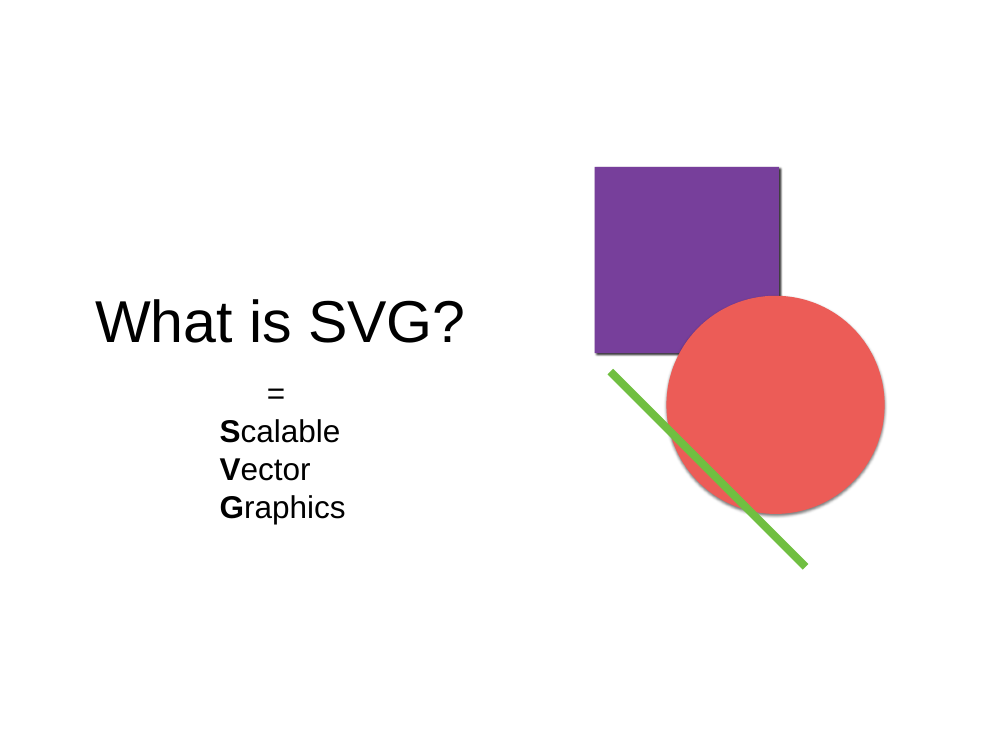
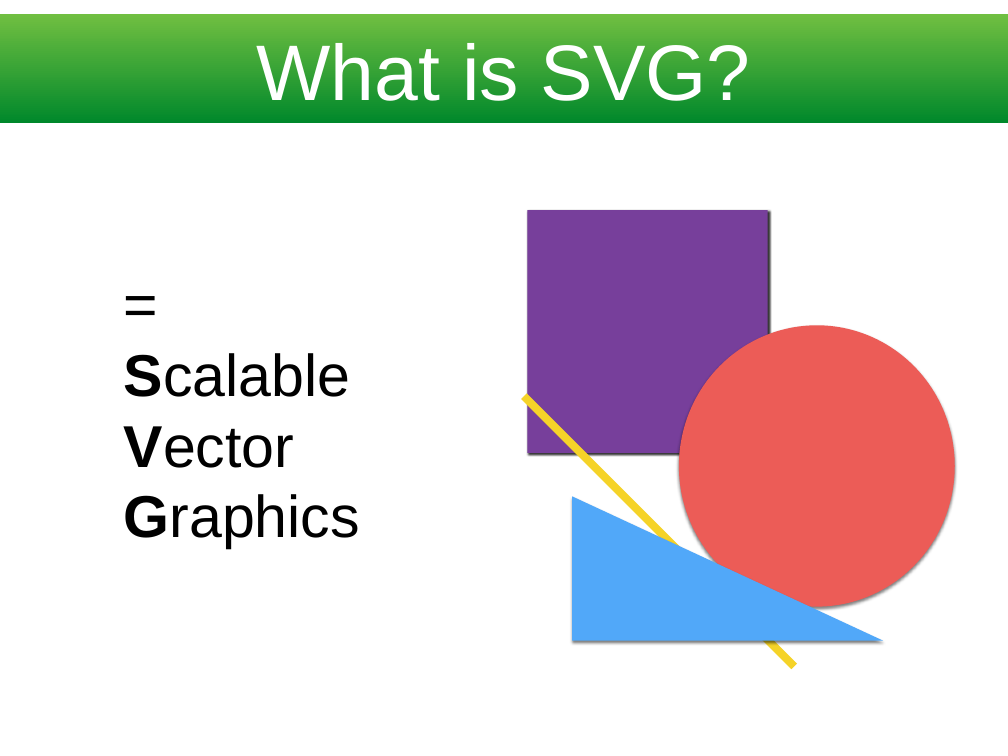
Before and after one commit to thatdevgirl/svg-intro, a slide deck: slide 2 of slides/svg-presentation.pptx. Drawn at 1008x756 pixels with LibreOffice and Linux fonts; fonts in the diff are those of the drawing. Boxes give left, top, right and bottom in pixels: in the first picture for what was removed or moved away, otherwise in the second. Text is boxed around its words. In the diff, an @@ line names an element or a change of style, - is before the commit and + after.

```diff
--- a/slides/svg-presentation.pptx
+++ b/slides/svg-presentation.pptx
@@ rectangle "What is SVG?": place and size @@
-rectangle "What is SVG?" at (95, 299, 465, 343)
+rectangle "What is SVG?" at (0, 14, 1008, 123)
@@ rectangle "What is SVG?" at (0, 14, 1008, 123): size 60 to 80 pt, text colour #000000 to #FFFFFF; vertical alignment bottom to middle; fill none to gradient #70BF41 to #00882B @@
@@ rectangle: place and size @@
-rectangle at (595, 167, 779, 353)
+rectangle at (527, 210, 768, 453)
@@ text "=": place and size @@
-text "=" at (220, 419, 346, 523)
+text "=" at (124, 353, 360, 549)
@@ text "=" at (124, 353, 360, 549): size 32 to 60 pt in "="; alignment centre to left @@
@@ ellipse: place and size @@
-ellipse at (666, 296, 885, 514)
+ellipse at (679, 325, 955, 607)
@@ text at (124, 353, 360, 549): text changed; size 32 to 60 pt @@
-                Scalable
-                Vector
-                Graphics
+Scalable Vector Graphics
@@ line removed from (610, 371) to (806, 567) @@
@@ line added from (524, 396) to (795, 666), #F5D328 8 pt @@
@@ freeform shape added at (572, 496, 883, 641), fill #51A8F9 @@
```
Also in this commit, not shown: 7 other slides changed, 12 other files.
